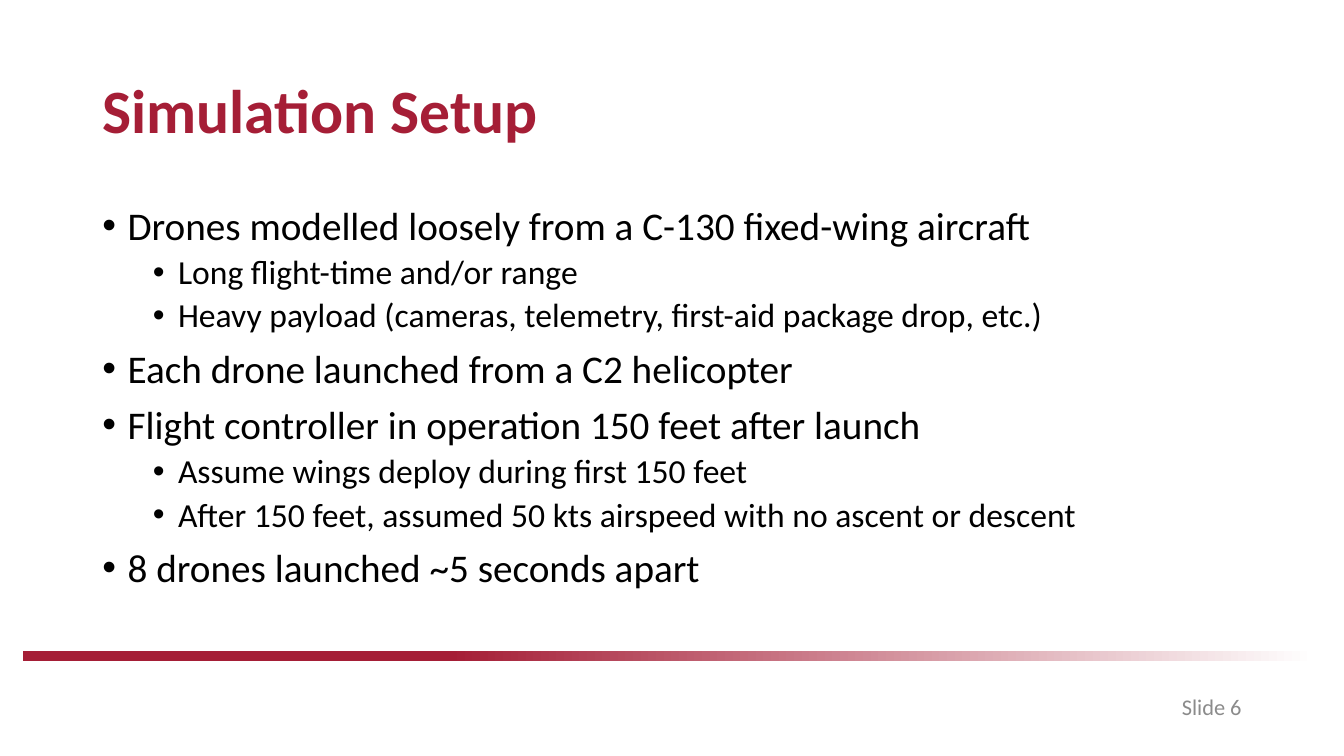
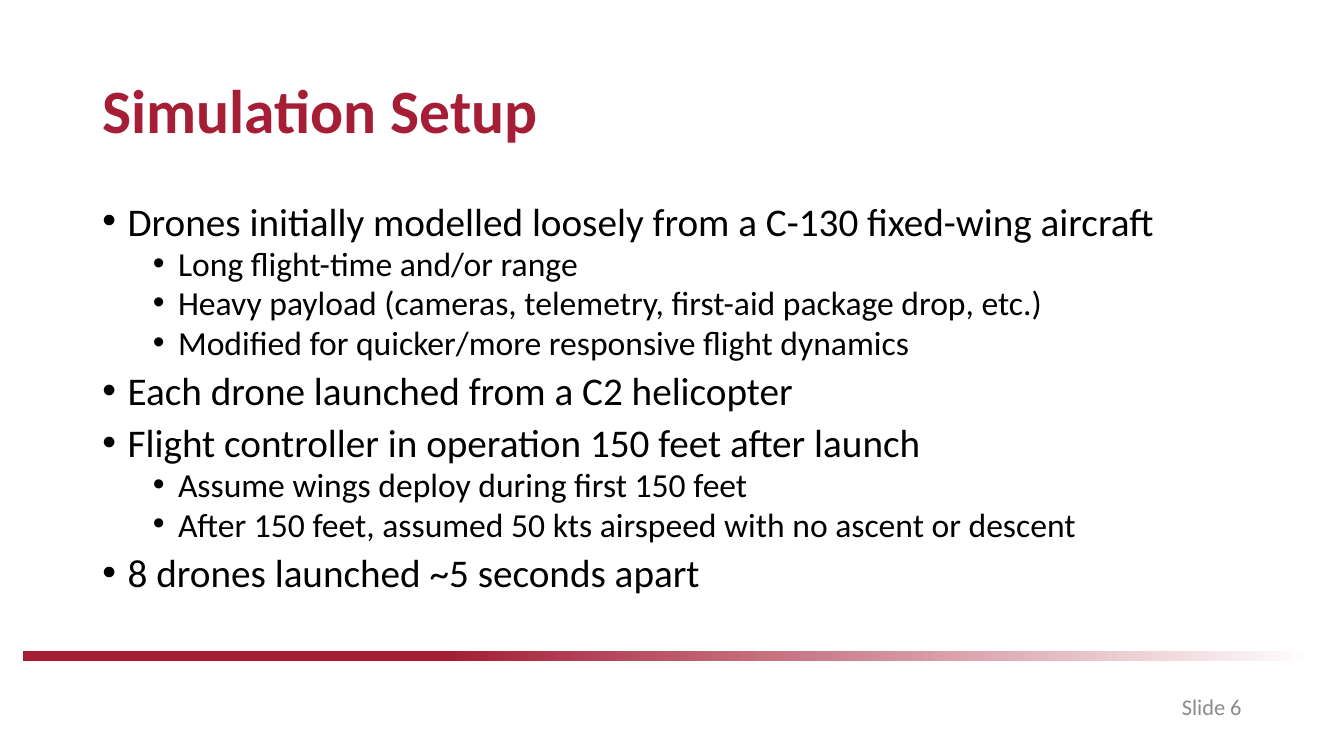
Before and after one commit to drjdlarson/angst, a slide deck: slide 6 of saved_simulations/CE/Springer_Culminating_Experience_Project.pptx. Drawn at 1344x756 pixels with LibreOffice and Linux fonts; fonts in the diff are those of the drawing; background and template pictures are left out. Boxes give left, top, right and bottom in pixels: in the first picture for what was removed or moved away, otherwise in the second. Text is boxed around its words. In the diff, an @@ line names an element or a change of style, - is before the commit and + after.

```diff
--- a/saved_simulations/CE/Springer_Culminating_Experience_Project.pptx
+++ b/saved_simulations/CE/Springer_Culminating_Experience_Project.pptx
@@ text at [128, 208, 1154, 243]: text changed @@
-• Drones modelled loosely from a C-130 fixed-wing aircraft
+• Drones initially modelled loosely from a C-130 fixed-wing aircraft
@@ text at [128, 252, 1076, 594]: line spacing 0.9 to 0.8 @@
@@ text at [178, 331, 908, 361]: paragraph added @@
+  • Modified for quicker/more responsive flight dynamics
```
Also in this commit, not shown: 4 other slides changed, 2 slides added, 1 slide removed, 3 other files.
